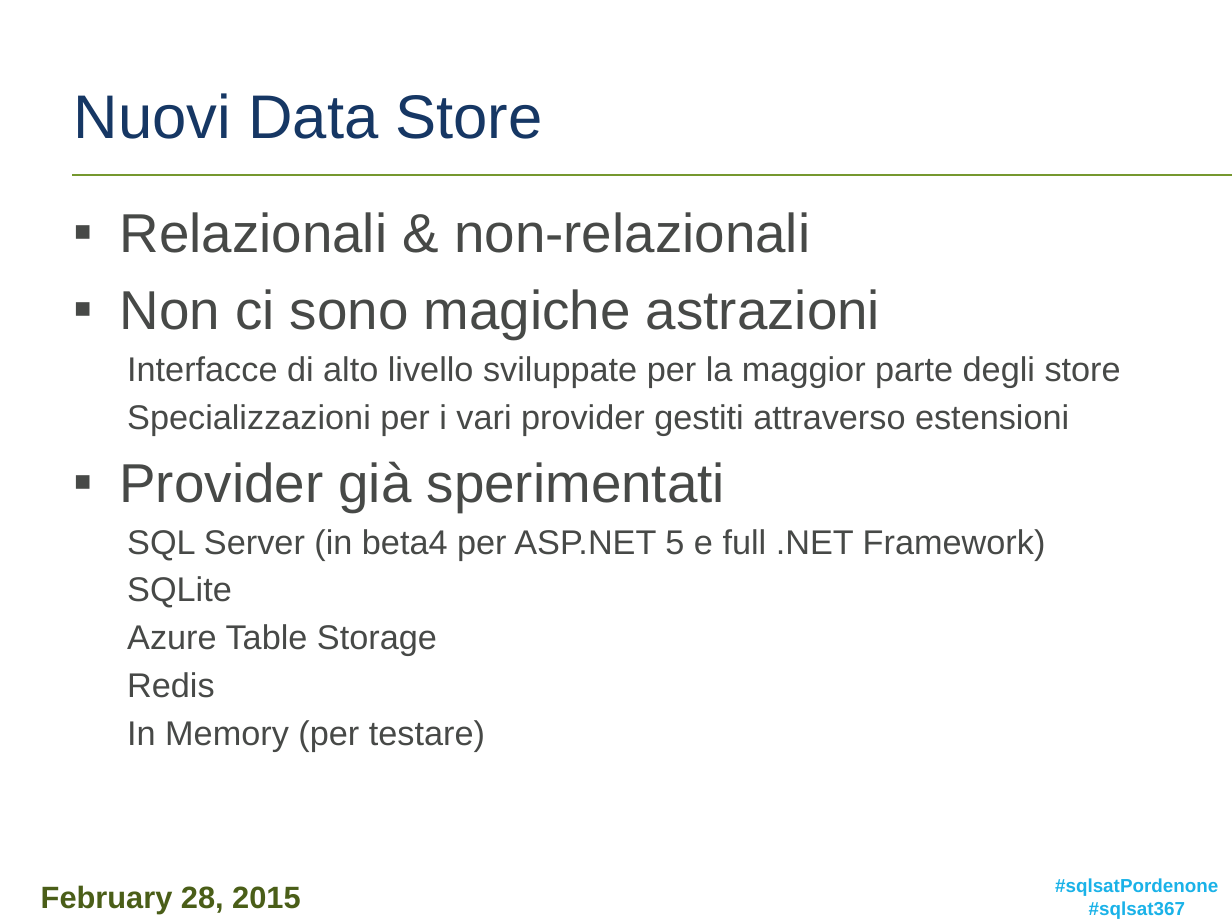
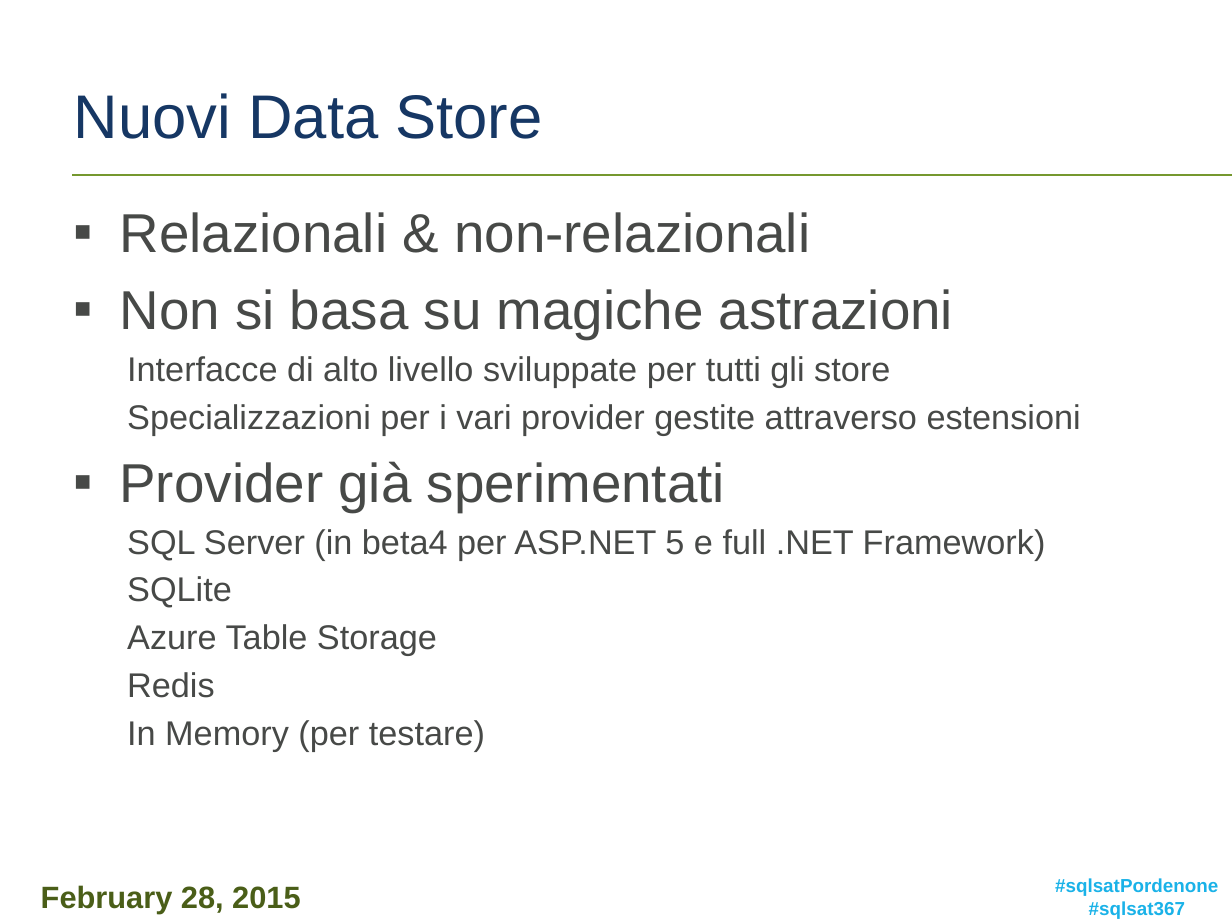
Before and after one commit to micdenny/Demo-EF7, a slide deck: slide 8 of MDEF02 - Entity Framework 7 Back To The Future.pptx. Drawn at 1232x924 pixels with LibreOffice and Linux fonts; fonts in the diff are those of the drawing; background and template pictures are left out. Boxes give left, top, right and bottom in pixels: in the first picture for what was removed or moved away, otherwise in the second. Text is boxed around its words. In the diff, an @@ line names an element or a change of style, - is before the commit and + after.

Commit message:
update slides

```diff
--- a/MDEF02 - Entity Framework 7 Back To The Future.pptx
+++ b/MDEF02 - Entity Framework 7 Back To The Future.pptx
@@ text at [120,289,1081,435]: text changed @@
-▪ Non ci sono magiche astrazioni
-  Interfacce di alto livello sviluppate per la maggior parte degli store
-  Specializzazioni per i vari provider gestiti attraverso estensioni
+▪ Non si basa su magiche astrazioni
+  Interfacce di alto livello sviluppate per tutti gli store
+  Specializzazioni per i vari provider gestite attraverso estensioni
```
Also in this commit, not shown: 4 other slides changed.
